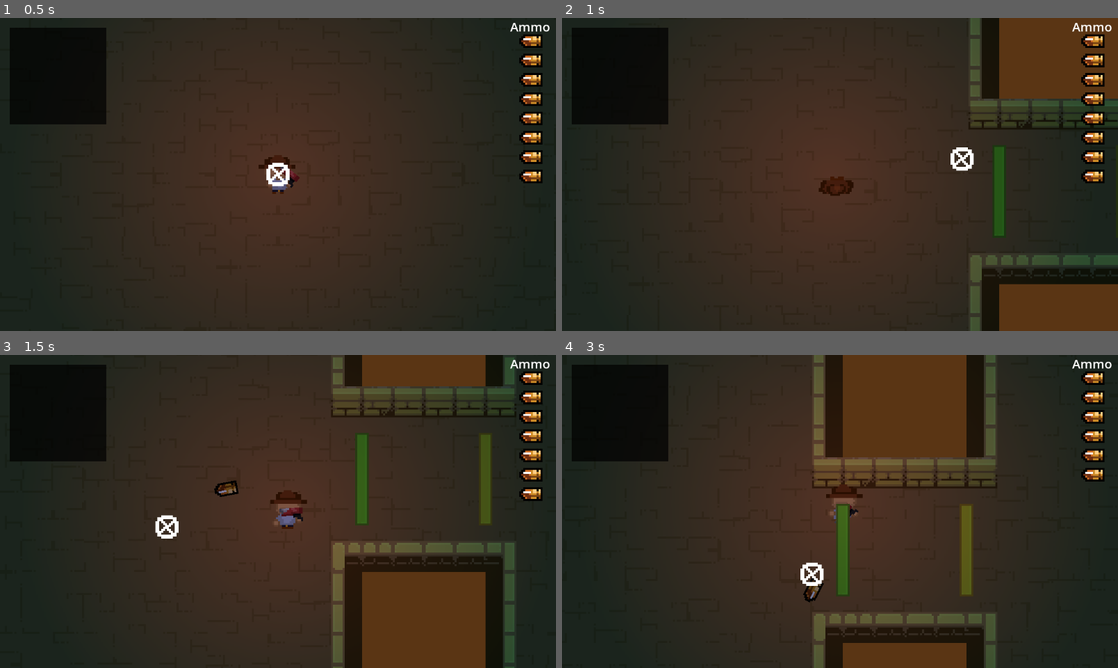
Above: before the commit, frames 1-4 (two rows, left to right).
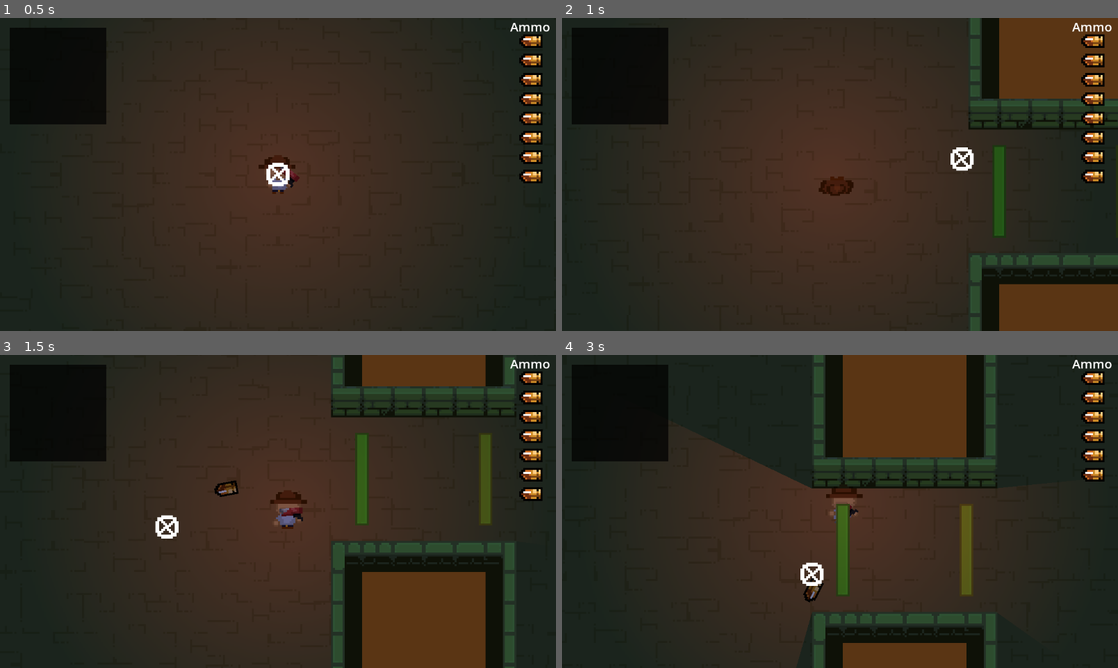
Above: after the commit, the same moments.

Repository: wonderdip/Guns-N-Gylphs
Game: Godot game, scene res://Scenes/World.tscn
The game is run twice, just before and just after one commit, with the same random seed, the same clock (stepped at 60 frames per second) and the same inputs.
Inputs (mouse positions are in pixels of both pictures, inside the frame that each line leads up to):
- Up to frame 1 (0.5 s): no input
- Up to frame 2 (1 s): tap Enter at 0.5 s; move the mouse to (962, 158) at 0.52 s; hold Right (move_right) from 0.53 s (still down); right-click (962, 158) at 0.6 s
- Up to frame 3 (1.5 s): move the mouse to (166, 527) at 1.27 s; release Right (move_right) at 1.28 s; hold Down (move_down) from 1.28 s (still down); click (166, 527) at 1.35 s
- Up to frame 4 (3 s): move the mouse to (895, 442) at 2.02 s; release Down (move_down) at 2.03 s; hold Right (move_right) 2.03-2.78 s; right-click (895, 442) at 2.1 s; move the mouse to (812, 574) at 2.77 s; hold W (move_up) from 2.78 s (still down); click (812, 574) at 2.85 s

Frame 1 is identical in both runs. In frame 2, 1.2% of the frame differs, in the area x 73-81%, y 8-94%; in frame 3, 4.1%; in frame 4, 12%, in the area x 25-79%, y 0-100%.

Commit message:
updated enemy and tileset
added light occlusion and enemy death detection

Diff:
--- a/Assets/WorldTileSet.tres
+++ b/Assets/WorldTileSet.tres
@@ -1,22 +1,35 @@
-[gd_resource type="TileSet" load_steps=3 format=3 uid="uid://ciskxo1sn8ydu"]
+[gd_resource type="TileSet" load_steps=6 format=3 uid="uid://ciskxo1sn8ydu"]
 
 [ext_resource type="Texture2D" uid="uid://de5a8qquxwnrv" path="res://Assets/Room_tileset.png" id="1_uuyb7"]
+
+[sub_resource type="OccluderPolygon2D" id="OccluderPolygon2D_a3280"]
+polygon = PackedVector2Array(-8, -8, 8, -8, 8, 8, -8, 8)
+
+[sub_resource type="OccluderPolygon2D" id="OccluderPolygon2D_tl2of"]
+polygon = PackedVector2Array(-8, -8, 8, -8, 8, 8, -8, 8)
+
+[sub_resource type="OccluderPolygon2D" id="OccluderPolygon2D_iduxb"]
+polygon = PackedVector2Array(-8, -8, 8, -8, 8, 8, -8, 8)
 
 [sub_resource type="TileSetAtlasSource" id="TileSetAtlasSource_0u1jf"]
 texture = ExtResource("1_uuyb7")
 0:0/0 = 0
+0:0/0/occlusion_layer_0/polygon = SubResource("OccluderPolygon2D_a3280")
 0:0/0/physics_layer_0/linear_velocity = Vector2(0, 0)
 0:0/0/physics_layer_0/angular_velocity = 0.0
 0:0/0/physics_layer_0/polygon_0/points = PackedVector2Array(-8, -8, 8, -8, 8, 8, -8, 8)
 1:0/0 = 0
+1:0/0/occlusion_layer_0/polygon = SubResource("OccluderPolygon2D_a3280")
 1:0/0/physics_layer_0/linear_velocity = Vector2(0, 0)
 1:0/0/physics_layer_0/angular_velocity = 0.0
 1:0/0/physics_layer_0/polygon_0/points = PackedVector2Array(-8, -8, 8, -8, 8, 8, -8, 8)
 2:0/0 = 0
+2:0/0/occlusion_layer_0/polygon = SubResource("OccluderPolygon2D_a3280")
 2:0/0/physics_layer_0/linear_velocity = Vector2(0, 0)
 2:0/0/physics_layer_0/angular_velocity = 0.0
 2:0/0/physics_layer_0/polygon_0/points = PackedVector2Array(-8, -8, 8, -8, 8, 8, -8, 8)
 3:0/0 = 0
+3:0/0/occlusion_layer_0/polygon = SubResource("OccluderPolygon2D_a3280")
 3:0/0/physics_layer_0/linear_velocity = Vector2(0, 0)
 3:0/0/physics_layer_0/angular_velocity = 0.0
 3:0/0/physics_layer_0/polygon_0/points = PackedVector2Array(-8, -8, 8, -8, 8, 8, -8, 8)
@@ -39,18 +52,22 @@
 9:0/0/physics_layer_0/linear_velocity = Vector2(0, 0)
 9:0/0/physics_layer_0/angular_velocity = 0.0
 0:1/0 = 0
+0:1/0/occlusion_layer_0/polygon = SubResource("OccluderPolygon2D_a3280")
 0:1/0/physics_layer_0/linear_velocity = Vector2(0, 0)
 0:1/0/physics_layer_0/angular_velocity = 0.0
 0:1/0/physics_layer_0/polygon_0/points = PackedVector2Array(-8, -8, 8, -8, 8, 8, -8, 8)
 1:1/0 = 0
+1:1/0/occlusion_layer_0/polygon = SubResource("OccluderPolygon2D_a3280")
 1:1/0/physics_layer_0/linear_velocity = Vector2(0, 0)
 1:1/0/physics_layer_0/angular_velocity = 0.0
 1:1/0/physics_layer_0/polygon_0/points = PackedVector2Array(-8, -8, 8, -8, 8, 8, -8, 8)
 2:1/0 = 0
+2:1/0/occlusion_layer_0/polygon = SubResource("OccluderPolygon2D_a3280")
 2:1/0/physics_layer_0/linear_velocity = Vector2(0, 0)
 2:1/0/physics_layer_0/angular_velocity = 0.0
 2:1/0/physics_layer_0/polygon_0/points = PackedVector2Array(-8, -8, 8, -8, 8, 8, -8, 8)
 3:1/0 = 0
+3:1/0/occlusion_layer_0/polygon = SubResource("OccluderPolygon2D_a3280")
 3:1/0/physics_layer_0/linear_velocity = Vector2(0, 0)
 3:1/0/physics_layer_0/angular_velocity = 0.0
 3:1/0/physics_layer_0/polygon_0/points = PackedVector2Array(-8, -8, 8, -8, 8, 8, -8, 8)
@@ -73,55 +90,68 @@
 9:1/0/physics_layer_0/linear_velocity = Vector2(0, 0)
 9:1/0/physics_layer_0/angular_velocity = 0.0
 0:2/0 = 0
+0:2/0/occlusion_layer_0/polygon = SubResource("OccluderPolygon2D_a3280")
 0:2/0/physics_layer_0/linear_velocity = Vector2(0, 0)
 0:2/0/physics_layer_0/angular_velocity = 0.0
 0:2/0/physics_layer_0/polygon_0/points = PackedVector2Array(-8, -8, 8, -8, 8, 8, -8, 8)
 1:2/0 = 0
+1:2/0/occlusion_layer_0/polygon = SubResource("OccluderPolygon2D_tl2of")
 1:2/0/physics_layer_0/linear_velocity = Vector2(0, 0)
 1:2/0/physics_layer_0/angular_velocity = 0.0
 1:2/0/physics_layer_0/polygon_0/points = PackedVector2Array(-8, -8, 8, -8, 8, 8, -8, 8)
 4:2/0 = 0
+4:2/0/occlusion_layer_0/polygon = SubResource("OccluderPolygon2D_iduxb")
 4:2/0/physics_layer_0/linear_velocity = Vector2(0, 0)
 4:2/0/physics_layer_0/angular_velocity = 0.0
 4:2/0/physics_layer_0/polygon_0/points = PackedVector2Array(-8, -8, 8, -8, 8, 8, -8, 8)
 5:2/0 = 0
+5:2/0/occlusion_layer_0/polygon = SubResource("OccluderPolygon2D_iduxb")
 5:2/0/physics_layer_0/linear_velocity = Vector2(0, 0)
 5:2/0/physics_layer_0/angular_velocity = 0.0
 5:2/0/physics_layer_0/polygon_0/points = PackedVector2Array(-8, -8, 8, -8, 8, 8, -8, 8)
 6:2/0 = 0
+6:2/0/occlusion_layer_0/polygon = SubResource("OccluderPolygon2D_iduxb")
 6:2/0/physics_layer_0/linear_velocity = Vector2(0, 0)
 6:2/0/physics_layer_0/angular_velocity = 0.0
 6:2/0/physics_layer_0/polygon_0/points = PackedVector2Array(-8, -8, 8, -8, 8, 8, -8, 8)
 7:2/0 = 0
+7:2/0/occlusion_layer_0/polygon = SubResource("OccluderPolygon2D_iduxb")
 7:2/0/physics_layer_0/linear_velocity = Vector2(0, 0)
 7:2/0/physics_layer_0/angular_velocity = 0.0
 7:2/0/physics_layer_0/polygon_0/points = PackedVector2Array(-8, -8, 8, -8, 8, 8, -8, 8)
 8:2/0 = 0
+8:2/0/occlusion_layer_0/polygon = SubResource("OccluderPolygon2D_iduxb")
 8:2/0/physics_layer_0/linear_velocity = Vector2(0, 0)
 8:2/0/physics_layer_0/angular_velocity = 0.0
 8:2/0/physics_layer_0/polygon_0/points = PackedVector2Array(-8, -8, 8, -8, 8, 8, -8, 8)
 9:2/0 = 0
+9:2/0/occlusion_layer_0/polygon = SubResource("OccluderPolygon2D_iduxb")
 9:2/0/physics_layer_0/linear_velocity = Vector2(0, 0)
 9:2/0/physics_layer_0/angular_velocity = 0.0
 9:2/0/physics_layer_0/polygon_0/points = PackedVector2Array(-8, -8, 8, -8, 8, 8, -8, 8)
 0:3/0 = 0
+0:3/0/occlusion_layer_0/polygon = SubResource("OccluderPolygon2D_a3280")
 0:3/0/physics_layer_0/linear_velocity = Vector2(0, 0)
 0:3/0/physics_layer_0/angular_velocity = 0.0
 0:3/0/physics_layer_0/polygon_0/points = PackedVector2Array(-8, -8, 8, -8, 8, 8, -8, 8)
 1:3/0 = 0
+1:3/0/occlusion_layer_0/polygon = SubResource("OccluderPolygon2D_tl2of")
 1:3/0/physics_layer_0/linear_velocity = Vector2(0, 0)
 1:3/0/physics_layer_0/angular_velocity = 0.0
 1:3/0/physics_layer_0/polygon_0/points = PackedVector2Array(-8, -8, 8, -8, 8, 8, -8, 8)
 0:4/0 = 0
+0:4/0/occlusion_layer_0/polygon = SubResource("OccluderPolygon2D_tl2of")
 0:4/0/physics_layer_0/linear_velocity = Vector2(0, 0)
 0:4/0/physics_layer_0/angular_velocity = 0.0
 0:4/0/physics_layer_0/polygon_0/points = PackedVector2Array(-8, -8, 8, -8, 8, 8, -8, 8)
 1:4/0 = 0
+1:4/0/occlusion_layer_0/polygon = SubResource("OccluderPolygon2D_tl2of")
 1:4/0/physics_layer_0/linear_velocity = Vector2(0, 0)
 1:4/0/physics_layer_0/angular_velocity = 0.0
 1:4/0/physics_layer_0/polygon_0/points = PackedVector2Array(-8, -8, 8, -8, 8, 8, -8, 8)
 
 [resource]
+occlusion_layer_0/light_mask = 1
 physics_layer_0/collision_layer = 4
 physics_layer_0/collision_mask = 3
 sources/0 = SubResource("TileSetAtlasSource_0u1jf")
--- a/Scenes/Player.tscn
+++ b/Scenes/Player.tscn
@@ -470,5 +470,6 @@
 [node name="PlayerLight" type="PointLight2D" parent="."]
 color = Color(0.752941, 0.270588, 0.231373, 1)
 energy = 0.5
+shadow_enabled = true
 texture = ExtResource("12_moxu8")
 texture_scale = 4.35
--- a/Scripts/Enemies/EnemyBase.gd
+++ b/Scripts/Enemies/EnemyBase.gd
@@ -68,6 +68,6 @@
 	cpu_particles_2d.restart()
 	damaged()
 	animated_sprite.stop()
+	await get_tree().create_timer(0.3, true, false, true).timeout
 	emit_signal("defeated")
-	await get_tree().create_timer(0.3, true, false, true).timeout
 	queue_free()
--- a/Scripts/World/door.gd
+++ b/Scripts/World/door.gd
@@ -110,6 +110,8 @@
 	door_state = 0  # Locked
 	update_door_appearance(door_state)
 	collision_shape.disabled = false
+	horizontal_sprite.play_backwards("Open")
+
 
 func unlock():
 	# Force door to unlocked state regardless of room state
